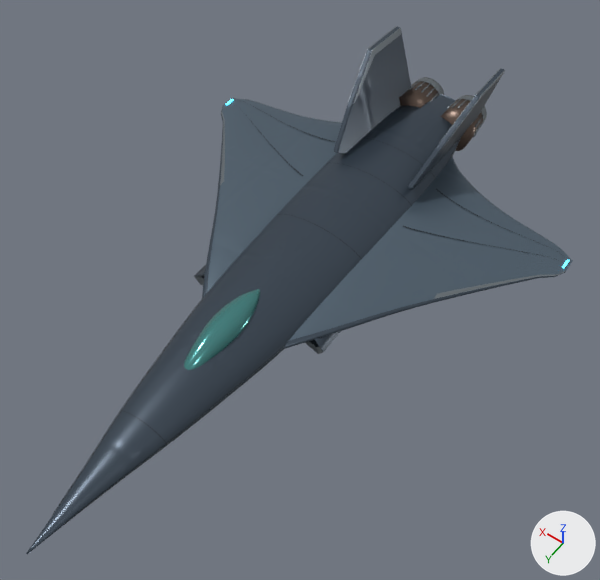
The glTF model assets/studio/reference-fighter.glb, before and after one commit.
Rendered twice from a camera (50 mm lens) standing at (-10.2, 13.6, 21.1) and looking at (-0.8, 0.4, 0.3). Lighting does not change. The marker at lower right points along +X, +Y and +Z. The first picture is the older version. Where no turn or scale is listed for an object, it has been applied to the vertices.

In view in the first picture: 'Continuous centrebody and pointed radome', 'Curved mainplane · P', 'Curved mainplane · S', 'Intake lip / duct / integrated fairing.002', 'Intake lip / duct / integrated fairing.005', 'Low optical canopy', 'Swept canted tail', 'Swept canted tail.001' and 20 more.
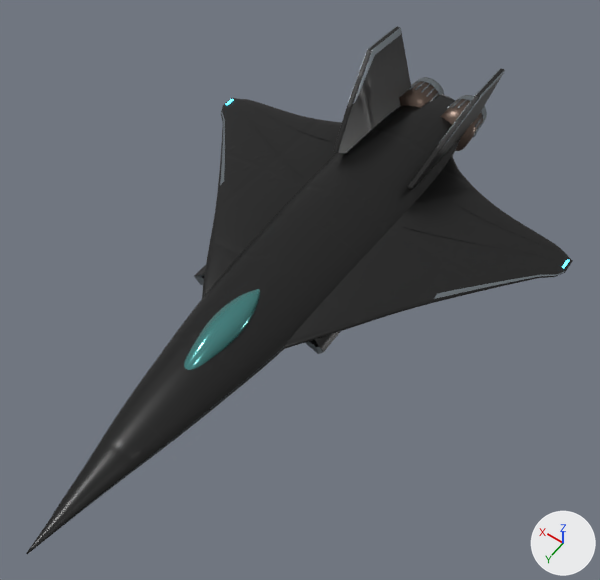
Location of each change, (x1, y1, x2, y2) in pixels of the pictures (600 x 580 px):
'Continuous centrebody and pointed radome', recoloured (darker)
    both: (26, 94, 461, 554)
'Curved mainplane · S', recoloured (blue to black)
    both: (283, 156, 573, 349)
'Curved mainplane · P', recoloured (blue to black)
    both: (202, 98, 342, 298)
'Swept canted tail.001', recoloured
    both: (333, 26, 411, 154)
'Swept canted tail', recoloured
    both: (408, 68, 504, 189)
'Intake lip / duct / integrated fairing.002', recoloured (darker)
    both: (314, 331, 341, 352)
'Intake lip / duct / integrated fairing.005', recoloured
    both: (194, 265, 206, 276)

Patch to the scene script:
```diff
--- a/assets/studio/reference-fighter.glb.py
+++ b/assets/studio/reference-fighter.glb.py
@@ mat_carbon_graphite___satin_radar_finish @@
 n0 = _N.new('ShaderNodeBsdfPrincipled'); n0.name = 'Principled BSDF'
-n0.inputs[0].default_value = (0.05, 0.071, 0.098, 1.0)  # 'Base Color', dark blue #3f4b58
+n0.inputs[0].default_value = (0.016, 0.016, 0.016, 1.0)  # 'Base Color', black #222222
 n0.inputs[1].default_value = 0.47  # 'Metallic'
@@ mat_wing_ceramic_composite @@
 n0 = _N.new('ShaderNodeBsdfPrincipled'); n0.name = 'Principled BSDF'
-n0.inputs[0].default_value = (0.105, 0.149, 0.194, 1.0)  # 'Base Color', greyish blue #5b6c7a
+n0.inputs[0].default_value = (0.022, 0.022, 0.022, 1.0)  # 'Base Color', black #292929
 n0.inputs[1].default_value = 0.53  # 'Metallic'
```
